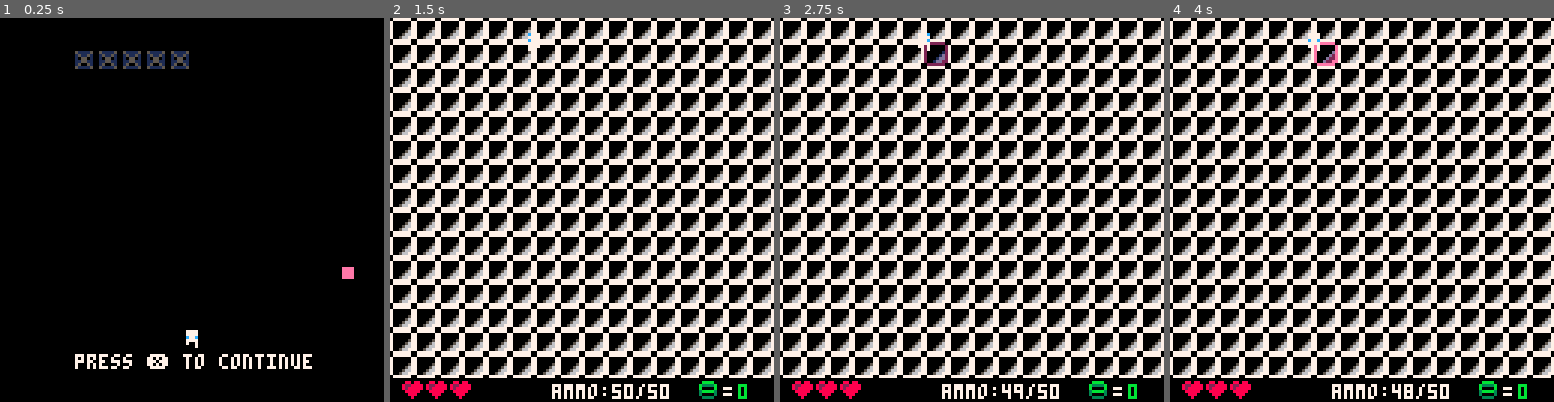
Above: before the commit, frames 1-4 (left to right).
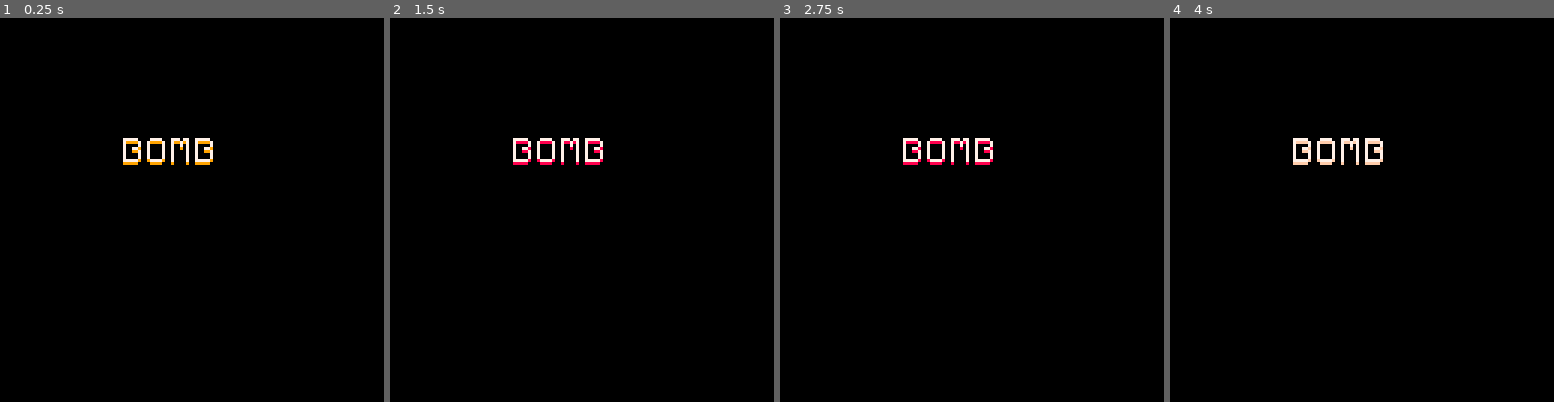
Above: after the commit, the same moments.

Repository: rdelos747/pico8
Game: PICO-8 cartridge ms_shoot.p8
The game is run twice, just before and just after one commit, with the same random seed, the same clock (stepped at 60 frames per second) and the same inputs.
Inputs:
- Up to frame 1 (0.25 s): no input
- Up to frame 2 (1.5 s): tap X (X key) at 0.33, 1.07 s
- Up to frame 3 (2.75 s): hold Right 1.6-2.1 s; tap X (X key) at 1.85 s; hold Up 2.15-2.42 s; hold Right from 2.47 s (still down)
- Up to frame 4 (4 s): tap X (X key) at 2.97 s; release Right at 3.03 s; hold Left 3.08-3.58 s; hold Down 3.63-3.97 s

The runs differ from the first frame. In frame 1, 3.0% of the frame differs, in the area x 19-93%, y 8-92%; in frame 2, 51%, in the area x 0-100%, y 0-100%; in frame 3, 51%; in frame 4, 51%.

Commit message:
Wed Jun 19 01:25:05 EDT 2019

Diff:
--- a/ms_shoot.p8
+++ b/ms_shoot.p8
@@ -24,7 +24,7 @@
 mode_game=1
 mode_middle=2
 mode_inst=3
-mode=mode_middle
+mode=mode_start
 --cam
 cam={x=0,y=0,sx=0,sy=0,s_tm=0}
 samt=2
@@ -66,6 +66,8 @@
 	t_tm=0,
 	par_tm=0
 }
+--start helper
+start={tm=0}
 --drop/undrop
 drop={
 	x=-1,tm=0,y_end=-1,
@@ -194,6 +196,8 @@
 	middle.b_tm=0
 	middle.p_tm=0
 	middle.t_tm=0
+	--reset start stuff
+	start.tm=0
 	--reset l_stat
 	l_stat.b_found=0
 	l_stat.b_hit=0
@@ -219,6 +223,8 @@
 		draw_game()
 	elseif mode==mode_middle then
 		draw_middle()
+	elseif mode==mode_start then
+		draw_start()
 	end
 end
 
@@ -232,6 +238,19 @@
 		line(i*16,0,i*16,1,2)
 		line(0,i*16,127,i*16,2)
 	end
+end
+
+function draw_start()
+	pal(7,(flr(start.tm)%8)+8)
+	for sp=0,3 do
+		spr(65+sp,40+(sp*8),41)
+	end
+	pal()
+
+	for sp=0,3 do
+		spr(65+sp,40+(sp*8),40)
+	end
+	start.tm+=0.2
 end
 
 function draw_middle()
Not shown, changed: 24 lines of the sprite sheet (__gfx__) section of ms_shoot.p8
